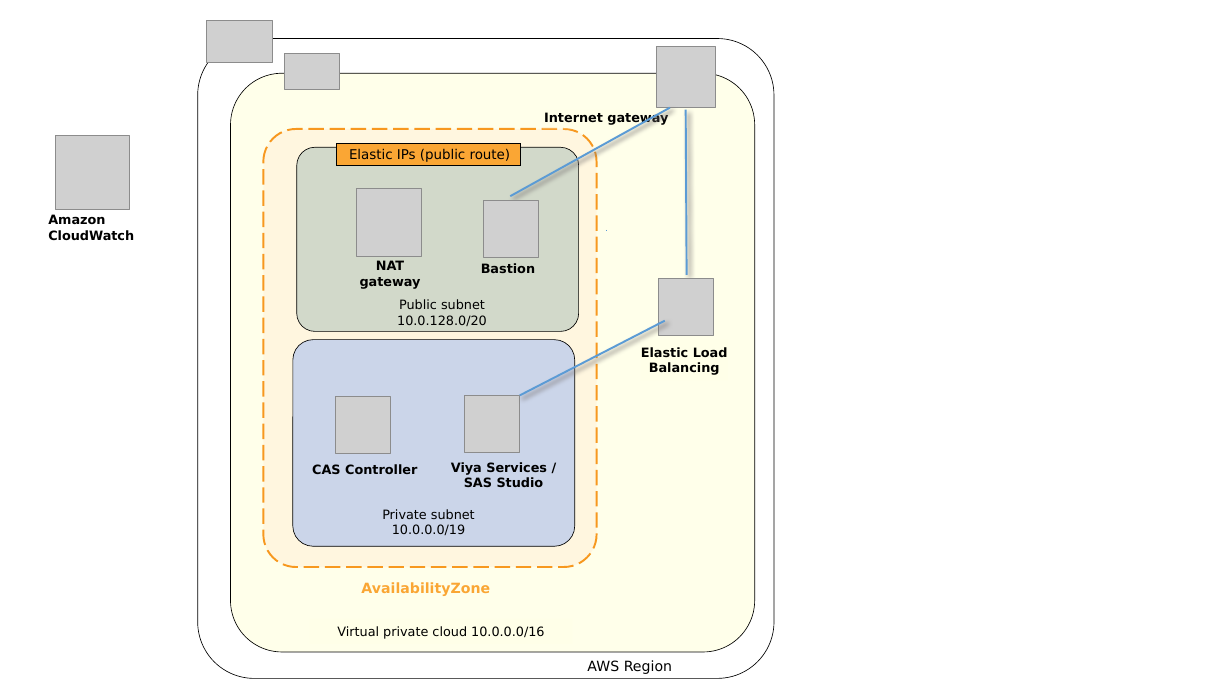
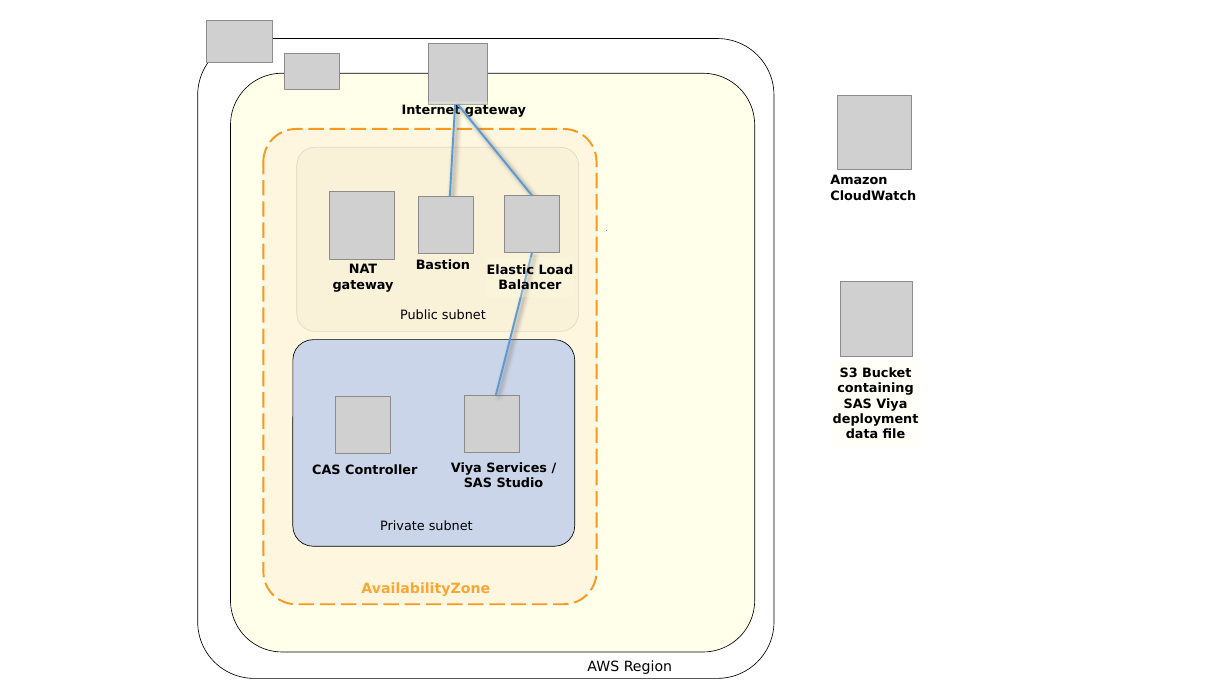
Before and after one commit to sassoftware/quickstart-sas-viya, a slide deck: slide 1 of doc/Quick Start architecture diagram.pptx. Drawn at 1232x693 pixels with LibreOffice and Linux fonts; fonts in the diff are those of the drawing; grey boxes stand for pictures. Boxes give left, top, right and bottom in pixels: in the first picture for what was removed or moved away, otherwise in the second. Text is boxed around its words. In the diff, an @@ line names an element or a change of style, - is before the commit and + after.

```diff
--- a/doc/Quick Start architecture diagram.pptx
+++ b/doc/Quick Start architecture diagram.pptx
@@ picture: place and size @@
-picture at [657,46,715,107]
+picture at [429,43,487,104]
@@ rectangle "Internet gateway": place and size @@
-rectangle "Internet gateway" at [543,110,670,129]
+rectangle "Internet gateway" at [400,102,528,121]
@@ line moved from (670, 107) - (510, 196) to (456, 104) - (450, 197) @@
@@ line moved from (686, 110) - (687, 274) to (457, 104) - (532, 196) @@
@@ picture: place and size @@
-picture at [55,136,129,210]
+picture at [838,96,912,170]
@@ rounded rectangle: place and size @@
-rounded rectangle at [263,129,597,567]
+rounded rectangle at [263,129,597,604]
@@ rectangle removed at [336,143,520,165] @@
@@ text removed at [349,148,511,162] @@
-Elastic IPs (public route)
@@ text "Amazon CloudWatch": place and size @@
-text "Amazon CloudWatch" at [48,214,134,240]
+text "Amazon CloudWatch" at [830,174,916,200]
@@ picture: place and size @@
-picture at [357,189,421,256]
+picture at [330,191,395,259]
@@ picture: place and size @@
-picture at [483,201,539,258]
+picture at [419,196,474,253]
@@ picture: place and size @@
-picture at [659,278,714,335]
+picture at [505,196,559,253]
@@ text "NAT gateway": place and size @@
-text "NAT gateway" at [360,260,421,289]
+text "NAT gateway" at [333,263,394,292]
@@ text "Bastion": place and size @@
-text "Bastion" at [481,263,535,273]
+text "Bastion" at [416,259,470,269]
@@ text at [487,263,574,293]: text changed @@
-Elastic Load Balancing
+Elastic Load Balancer
@@ line moved from (665, 321) - (520, 396) to (532, 252) - (496, 395) @@
@@ picture added at [840,282,912,357] @@
@@ text "Public subnet": place and size @@
-text "Public subnet" at [397,299,487,326]
+text "Public subnet" at [400,309,486,319]
@@ text at [397,315,487,326]: paragraph removed @@
-10.0.128.0/20
@@ rectangle added at [832,360,920,446], fill #FFFFE5 at 25% opacity, 10 pt, text #000000, bold @@
+S3 Bucket containing SAS Viya deployment data file
@@ text "Private subnet": place and size @@
-text "Private subnet" at [382,509,475,535]
+text "Private subnet" at [380,520,473,530]
@@ text at [392,524,465,535]: paragraph removed @@
-10.0.0.0/19
@@ text removed at [337,626,544,639] @@
-Virtual private cloud 10.0.0.0/16
```
Also in this commit, not shown: 1 other file.
